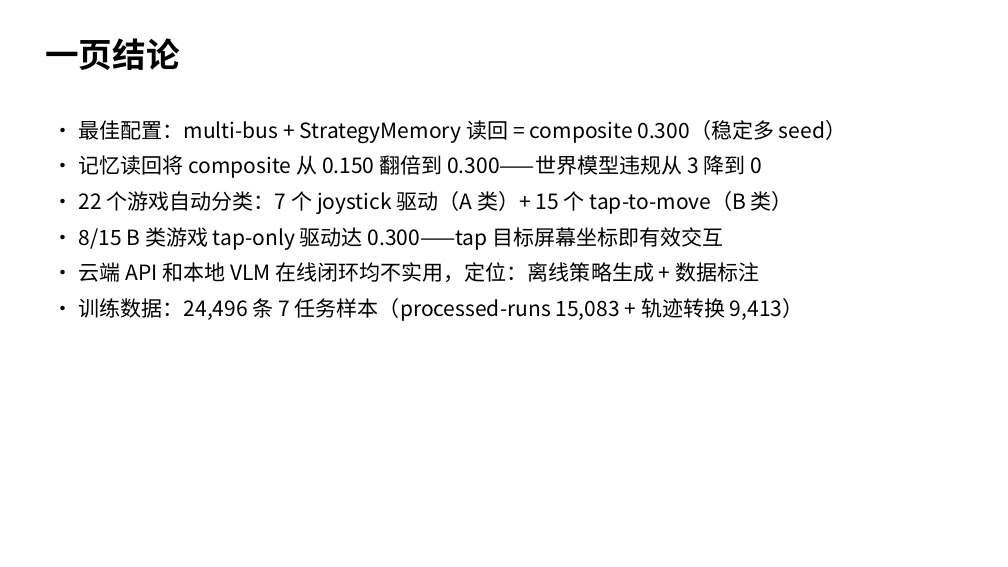
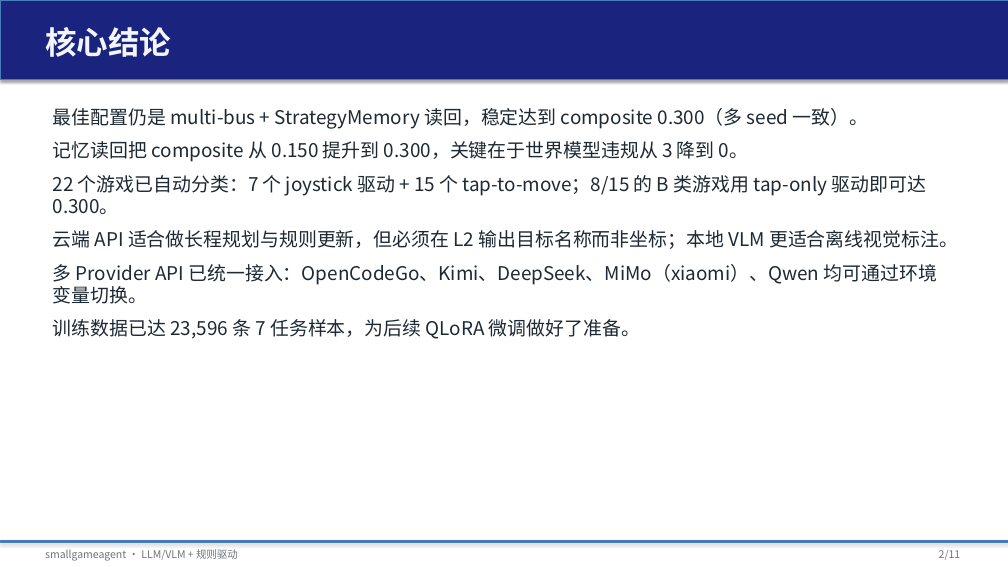
Before and after one commit to tzhazuma/smallgameagent, a slide deck: slide 2 of reports/smallgameagent_report.pptx. Drawn at 1008x567 pixels with LibreOffice and Linux fonts; fonts in the diff are those of the drawing. Boxes give left, top, right and bottom in pixels: in the first picture for what was removed or moved away, otherwise in the second. Text is boxed around its words. In the diff, an @@ line names an element or a change of style, - is before the commit and + after.

Commit message:
P9: multi-provider API, online rule update, report/PPT visual fix, training data 34k\n\n- Add .env with OpenCodeGo/Kimi/DeepSeek/MiMo/Qwen providers (gitignored).\n- Implement MultiProviderClient in src/agent/api_client.py with tests.\n- Add RuleUpdateTrigger/Planner/apply_rule_patch + RULE_UPDATE bus message.\n- Integrate rule update into HierarchicalPlanner + HierarchicalMaker.\n- Run rule update A/B: rule=0.112, multi-bus-memory=0.038, hierarchical=0.150.\n- Regenerate training data: total_samples 34,150 across 22 games.\n- Fix PPT color rendering in LibreOffice (remove line.fill.background, use line.width=0).\n- Update REPORT.md ch.12-17 and EXPERIMENT_RESULTS.md.\n- pytest 697 passed, 58 skipped; ruff clean.

```diff
--- a/reports/smallgameagent_report.pptx
+++ b/reports/smallgameagent_report.pptx
@@ rectangle added at box(0, 0, 1008, 79), fill #1A237E, outline #4B7EBC 0.75 pt @@
@@ text at box(45, 27, 171, 57): text changed; size 32 to 30 pt; text colour #000000 to #F3F6F9 @@
-一页结论
+核心结论
@@ text at box(53, 108, 958, 339): text changed; size 20 to 18 pt; text colour #000000 to #1E2933 @@
-• 最佳配置：multi-bus + StrategyMemory 读回 = composite 0.300（稳定多 seed）
-• 记忆读回将 composite 从 0.150 翻倍到 0.300——世界模型违规从 3 降到 0
-• 22 个游戏自动分类：7 个 joystick 驱动（A 类）+ 15 个 tap-to-move（B 类）
-• 8/15 B 类游戏 tap-only 驱动达 0.300——tap 目标屏幕坐标即有效交互
-• 云端 API 和本地 VLM 在线闭环均不实用，定位：离线策略生成 + 数据标注
-• 训练数据：24,496 条 7 任务样本（processed-runs 15,083 + 轨迹转换 9,413）
+最佳配置仍是 multi-bus + StrategyMemory 读回，稳定达到 composite 0.300（多 seed 一致）。
+记忆读回把 composite 从 0.150 提升到 0.300，关键在于世界模型违规从 3 降到 0。
+22 个游戏已自动分类：7 个 joystick 驱动 + 15 个 tap-to-move；8/15 的 B 类游戏用 tap-only 驱动即可达 0.300。
+云端 API 适合做长程规划与规则更新，但必须在 L2 输出目标名称而非坐标；本地 VLM 更适合离线视觉标注。
+多 Provider API 已统一接入：OpenCodeGo、Kimi、DeepSeek、MiMo（xiaomi）、Qwen 均可通过环境变量切换。
+训练数据已达 23,596 条 7 任务样本，为后续 QLoRA 微调做好了准备。
@@ rectangle added at box(0, 541, 1008, 542), fill #0096C7, outline #4B7EBC 0.75 pt @@
@@ text added at box(45, 549, 238, 561), 10 pt, text #6C757D @@
+smallgameagent · LLM/VLM + 规则驱动
@@ text added at box(939, 550, 961, 560), 10 pt, text #6C757D @@
+2/11
```
Also in this commit, not shown: 5 other slides changed, 5 slides added, 5 slides removed, 34 other files.
